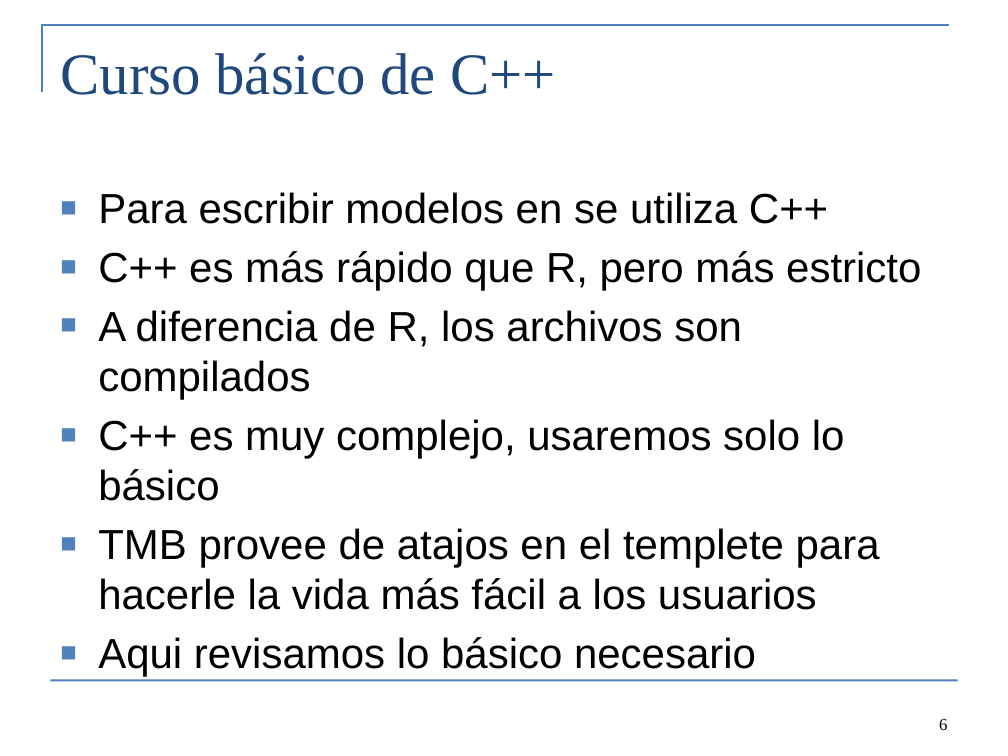
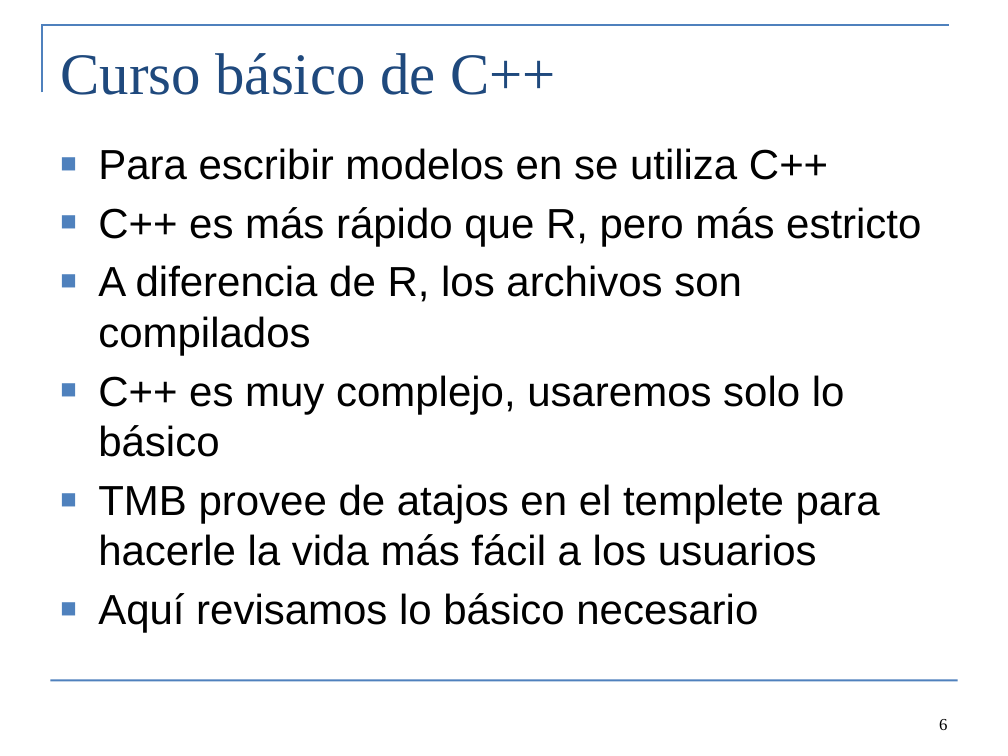
Before and after one commit to Cole-Monnahan-NOAA/tmb_workshop, a slide deck: slide 6 of day2/lecture2_TMB_syntax_spa.pptx. Drawn at 1008x756 pixels with LibreOffice and Linux fonts; fonts in the diff are those of the drawing. Boxes give left, top, right and bottom in pixels: in the first picture for what was removed or moved away, otherwise in the second. Text is boxed around its words. In the diff, an @@ line names an element or a change of style, - is before the commit and + after.

```diff
--- a/day2/lecture2_TMB_syntax_spa.pptx
+++ b/day2/lecture2_TMB_syntax_spa.pptx
@@ text "Para escribir modelos en se ...": place and size @@
-text "Para escribir modelos en se ..." at [98,192,921,677]
+text "Para escribir modelos en se ..." at [98,148,921,633]
@@ text at [98,593,758,633]: text changed @@
-■ Aqui revisamos lo básico necesario
+■ Aquí revisamos lo básico necesario
```
Also in this commit, not shown: 7 other slides changed, 4 other files.
